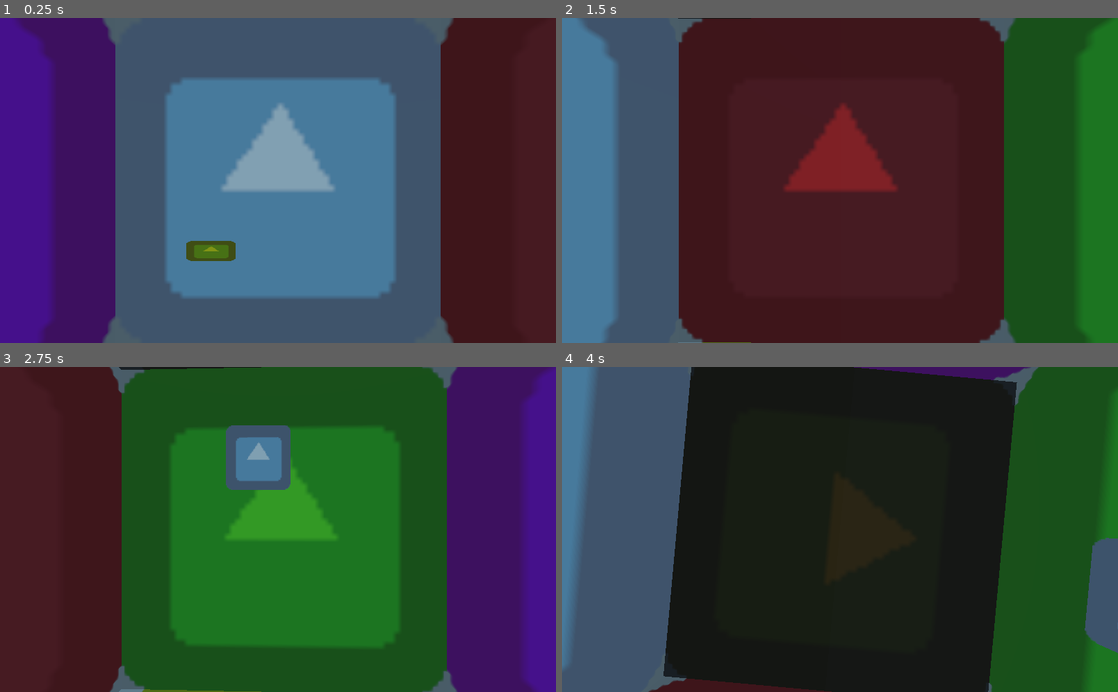
Above: before the commit, frames 1-4 (two rows, left to right).
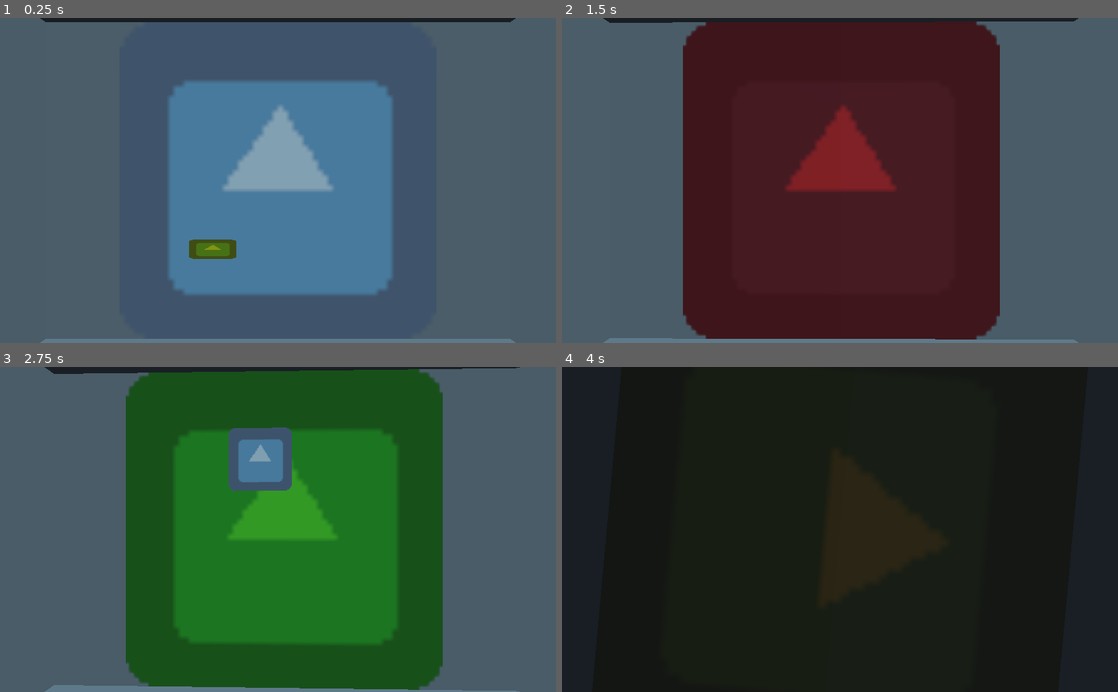
Above: after the commit, the same moments.

Repository: bemain/game-jam-2022w8
Game: Godot game, scene res://World.tscn
Same seed, same stepped clock (60 frames per second), same inputs: the game is played once before the commit and once after it. The engine's default icon, where the game draws it, is replaced by a stand-in: a white triangle on a blue panel in a dark square.
Inputs (mouse positions are in pixels of both pictures, inside the frame that each line leads up to):
- Up to frame 1 (0.25 s): no input
- Up to frame 2 (1.5 s): move the mouse to (962, 164) at 0.52 s; hold Right (ui_right) 0.53-1.28 s; click (962, 164) at 0.67 s; move the mouse to (728, 196) at 1.27 s; hold Down (ui_down) from 1.28 s (still down)
- Up to frame 3 (2.75 s): tap Enter at 2 s; move the mouse to (333, 458) at 2.02 s; release Down (ui_down) at 2.03 s; hold Right (ui_right) from 2.03 s (still down)
- Up to frame 4 (4 s): move the mouse to (812, 594) at 2.77 s; release Right (ui_right) at 2.78 s; hold Up (ui_up) 2.78-3.53 s; click (812, 594) at 2.92 s; move the mouse to (1006, 578) at 3.52 s; hold Left (ui_left) from 3.53 s (still down)

The runs differ from the first frame. In frame 1, 44% of the frame differs, in the area x 0-100%, y 0-100%; in frame 2, 33%; in frame 3, 45%; in frame 4, 43%.

Commit message:
Allow for not cubic rooms

Diff:
--- a/Constants.gd
+++ b/Constants.gd
@@ -1,5 +1,5 @@
 extends Node
 
 
-const wallsize = Vector2(1024, 1024)
+const wallsize = Vector2(1500, 1024)
 onready var screensize = get_viewport().size
--- a/World.gd
+++ b/World.gd
@@ -19,34 +19,35 @@
 		static_body.name = "Wall" + str(i + 1)
 		# Position the mesh
 		static_body.rotation = Vector3(-PI / 2, i * -PI / 2, 0)
-		static_body.translation = Vector3(0, 0, 0.5).rotated(Vector3(0, 1, 0), i * -PI / 2)
+		static_body.translation = Vector3(0, 0, (Constants.wallsize.x / Constants.wallsize.y) / 2).rotated(Vector3(0, 1, 0), i * -PI / 2)
 		room.add_child(static_body)
 	# Generate ceiling
-	var static_body = create_3d_object(template.get_node("Ceiling"))
+	var static_body = create_3d_object(template.get_node("Ceiling"), false)
 	static_body.name = "Ceiling"
 	static_body.rotation = Vector3(PI, 0, 0)
-	static_body.translation = Vector3(0, 0.5, 0)
+	static_body.translation = Vector3(0, (Constants.wallsize.y / Constants.wallsize.x) / 2, 0)
 	room.add_child(static_body)
 	# Generate floor
-	static_body = create_3d_object(template.get_node("Floor"))
+	static_body = create_3d_object(template.get_node("Floor"), false)
 	static_body.name = "Floor"
-	static_body.translation = Vector3(0, -0.5, 0)
+	static_body.translation = Vector3(0, -(Constants.wallsize.y / Constants.wallsize.x) / 2, 0)
 	room.add_child(static_body)
 
 	add_child(room)
 	return room
 
 
-func create_3d_object(surface):
+func create_3d_object(surface, is_wall=true):
+	var quad_wall_size = Vector2(Constants.wallsize.x, Constants.wallsize.x)
 	# Configure surface
 	surface.get_parent().remove_child(surface)
-	surface.position = Constants.wallsize / 2 if surface.centered else Vector2.ZERO
+	surface.position = Vector2.ZERO if not surface.centered else (Constants.wallsize / 2 if is_wall else quad_wall_size / 2)
 	surface.visible = true
 	# Create Surface3d
 	var surface3d = Surface3d.instance()
 	# Configure viewport
 	var viewport = surface3d.get_node("Viewport")
-	viewport.size = Constants.wallsize
+	viewport.size = Constants.wallsize if is_wall else quad_wall_size
 	viewport.set_clear_mode(Viewport.CLEAR_MODE_ONLY_NEXT_FRAME)
 	viewport.physics_object_picking = true
 	viewport.add_child(surface)
--- a/World.tscn
+++ b/World.tscn
@@ -11,5 +11,4 @@
 [node name="Camera" type="Camera" parent="."]
 transform = Transform( -1, 0, 8.74228e-08, 0, 1, 0, -8.74228e-08, 0, -1, 0, 0, 0 )
 current = true
-fov = 90.0
 script = ExtResource( 1 )
